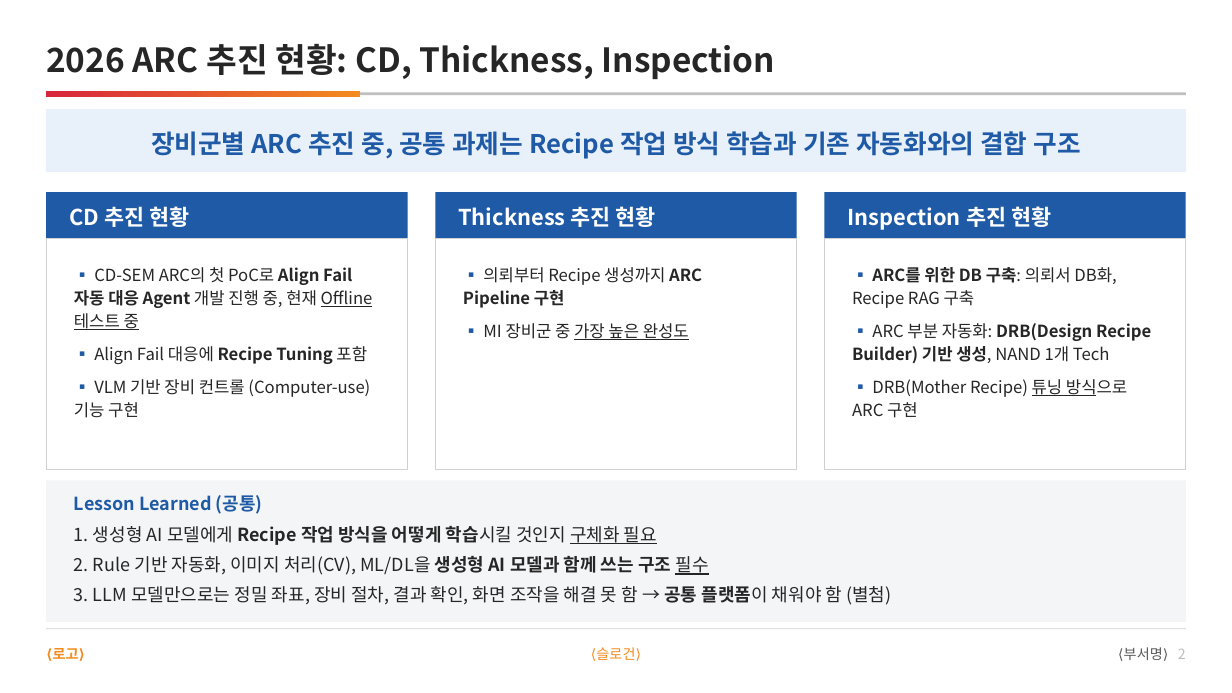
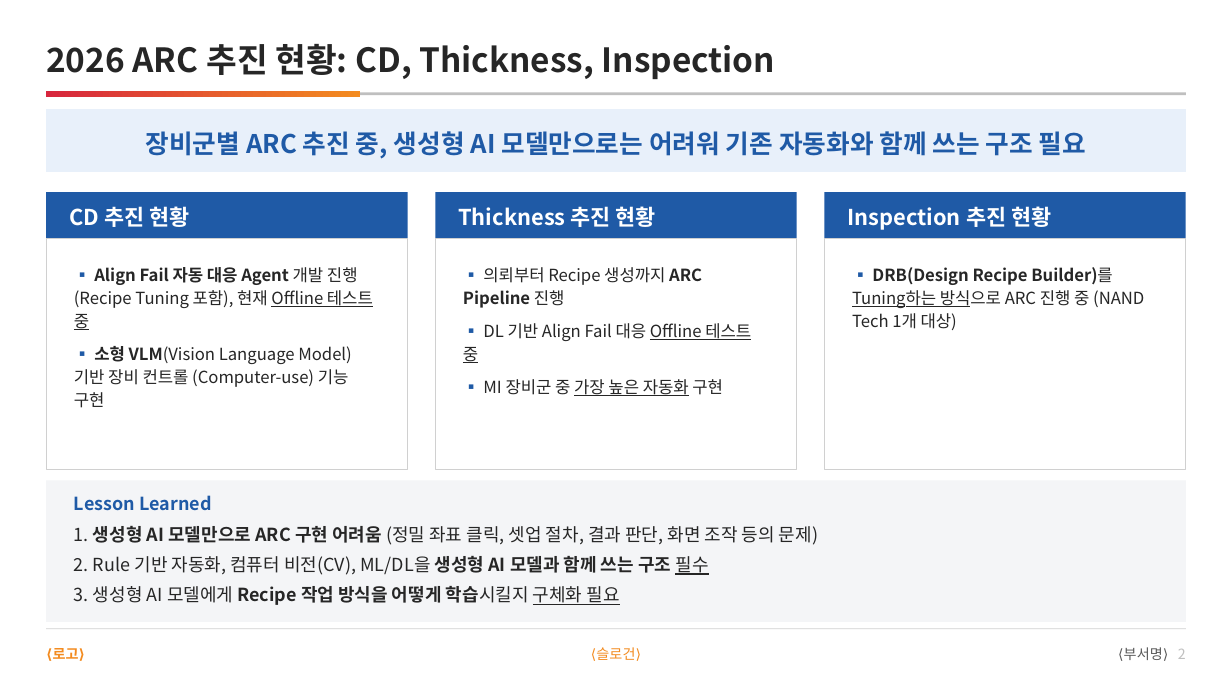
Before and after one commit to DarrenKoi/pm_notes, a slide deck: slide 2 of my-task/arc-tf/deliverables/arc-tf-proposal.pptx. Drawn at 1232x693 pixels with LibreOffice and Linux fonts; fonts in the diff are those of the drawing. Boxes give left, top, right and bottom in pixels: in the first picture for what was removed or moved away, otherwise in the second. Text is boxed around its words. In the diff, an @@ line names an element or a change of style, - is before the commit and + after.

```diff
--- a/my-task/arc-tf/deliverables/arc-tf-proposal.pptx
+++ b/my-task/arc-tf/deliverables/arc-tf-proposal.pptx
@@ text at bbox=[146, 131, 1086, 159]: text changed @@
-장비군별 ARC 추진 중, 공통 과제는 Recipe 작업 방식 학습과 기존 자동화와의 결합 구조
+장비군별 ARC 추진 중, 생성형 AI 모델만으로는 어려워 기존 자동화와 함께 쓰는 구조 필요
@@ text at bbox=[74, 267, 373, 408]: text changed @@
-▪ CD-SEM ARC의 첫 PoC로 Align Fail 자동 대응 Agent 개발 진행 중, 현재 Offline 테스트 중
-▪ Align Fail 대응에 Recipe Tuning 포함
-▪ VLM 기반 장비 컨트롤 (Computer-use) 기능 구현
+▪ Align Fail 자동 대응 Agent 개발 진행 (Recipe Tuning 포함), 현재 Offline 테스트 중
+▪ 소형 VLM(Vision Language Model) 기반 장비 컨트롤 (Computer-use) 기능 구현
@@ text at bbox=[463, 267, 751, 396]: text changed @@
-▪ 의뢰부터 Recipe 생성까지 ARC Pipeline 구현
-▪ MI 장비군 중 가장 높은 완성도
+▪ 의뢰부터 Recipe 생성까지 ARC Pipeline 진행
+▪ DL 기반 Align Fail 대응 Offline 테스트 중
+▪ MI 장비군 중 가장 높은 자동화 구현
@@ text at bbox=[852, 267, 1144, 330]: text changed @@
-▪ ARC를 위한 DB 구축: 의뢰서 DB화, Recipe RAG 구축
-▪ ARC 부분 자동화: DRB(Design Recipe Builder) 기반 생성, NAND 1개 Tech
-▪ DRB(Mother Recipe) 튜닝 방식으로 ARC 구현
+▪ DRB(Design Recipe Builder)를 Tuning하는 방식으로 ARC 진행 중 (NAND Tech 1개 대상)
@@ text at bbox=[74, 495, 818, 605]: text changed @@
-Lesson Learned (공통)
-1. 생성형 AI 모델에게 Recipe 작업 방식을 어떻게 학습시킬 것인지 구체화 필요
-2. Rule 기반 자동화, 이미지 처리(CV), ML/DL을 생성형 AI 모델과 함께 쓰는 구조 필수
-3. LLM 모델만으로는 정밀 좌표, 장비 절차, 결과 확인, 화면 조작을 해결 못 함 → 공통 플랫폼이 채워야 함 (별첨)
+Lesson Learned
+1. 생성형 AI 모델만으로 ARC 구현 어려움 (정밀 좌표 클릭, 셋업 절차, 결과 판단, 화면 조작 등의 문제)
+2. Rule 기반 자동화, 컴퓨터 비전(CV), ML/DL을 생성형 AI 모델과 함께 쓰는 구조 필수
+3. 생성형 AI 모델에게 Recipe 작업 방식을 어떻게 학습시킬지 구체화 필요
```
Also in this commit, not shown: 8 other slides changed, 1 slide removed, 12 other files.
